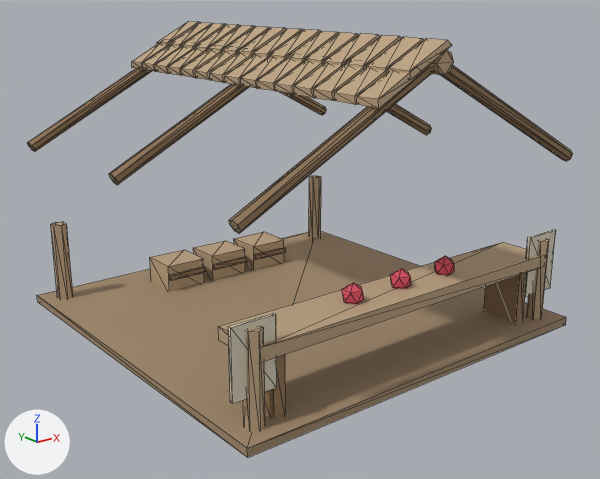
A saved change to the glTF model assets/3d/models/building_market_half.glb.
Rendered twice from a camera (50 mm lens) standing at (-6.17, -7.86, 4.12) and looking at (-0.07, -0.23, 1.07). Lighting does not change. The marker at lower left points along +X, +Y and +Z. The older version comes first. Mesh edges are drawn as thin lines. Vertices at exactly the same position are counted once.

Names of what the first picture shows: 'building_market_half'.
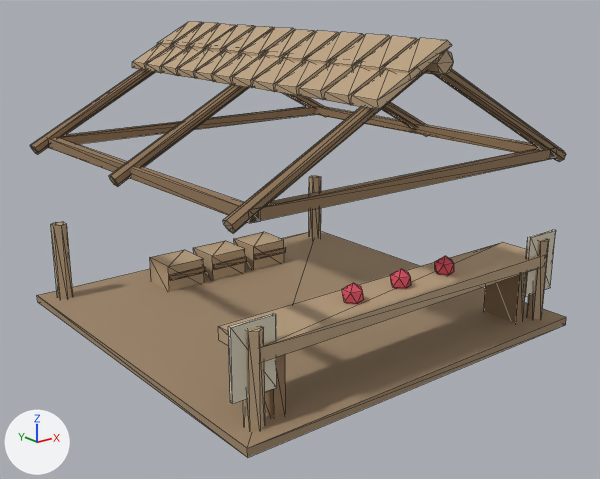
Location of each change, [x1, y1, x2, y2] in pixels of the pictures (600 x 479 px; the box of a moved part takes in the faces that stretch with it):
'building_market_half', reshaped: before [27, 22, 573, 458]; after [30, 22, 566, 458]
part 1 of me_building_market_half, moved or reshaped: before [229, 64, 573, 233]; after [223, 68, 566, 233]
part 2 of me_building_market_half, moved or reshaped: before [27, 69, 327, 152]; after [30, 70, 325, 155]
part 3 of me_building_market_half, moved or reshaped: before [366, 37, 423, 73]; after [356, 36, 418, 73]
part 4 of me_building_market_half, moved or reshaped: before [324, 33, 380, 67]; after [330, 34, 390, 70]
part 5 of me_building_market_half, moved or reshaped: before [269, 30, 321, 60]; after [262, 29, 315, 61]
part 6 of me_building_market_half, moved or reshaped: before [238, 27, 286, 57]; after [241, 27, 294, 58]
part 7 of me_building_market_half, moved or reshaped: before [195, 25, 240, 51]; after [188, 24, 236, 51]
part 8 of me_building_market_half, moved or reshaped: before [169, 23, 212, 48]; after [172, 23, 219, 49]
part 9 of me_building_market_half, moved or reshaped: before [157, 22, 200, 46]; after [157, 22, 202, 47]
part 10 of me_building_market_half, moved or reshaped: before [334, 68, 386, 105]; after [324, 68, 380, 105]
part 11 of me_building_market_half, moved or reshaped: before [294, 64, 342, 98]; after [299, 65, 352, 100]
part 12 of me_building_market_half, moved or reshaped: before [257, 59, 303, 91]; after [253, 59, 302, 92]
part 13 of me_building_market_half, moved or reshaped: before [241, 55, 290, 89]; after [233, 56, 280, 88]
part 14 of me_building_market_half, moved or reshaped: before [210, 54, 251, 83]; after [213, 51, 266, 85]
part 15 of me_building_market_half, moved or reshaped: before [181, 50, 221, 78]; after [178, 50, 221, 78]
part 16 of me_building_market_half, moved or reshaped: before [168, 49, 207, 75]; after [162, 48, 203, 76]
part 17 of me_building_market_half, moved or reshaped: before [143, 45, 180, 71]; after [146, 47, 186, 73]
part 18 of me_building_market_half, added (brown): after [48, 106, 556, 223]
part 19 of me_building_market_half, deleted (beige): before [155, 23, 401, 101]
part 20 of me_building_market_half, moved or reshaped: before [132, 25, 448, 109]; after [132, 25, 447, 110]

Patch to the scene script:
```diff
--- a/assets/3d/models/building_market_half.glb.py
+++ b/assets/3d/models/building_market_half.glb.py
@@ me_building_market_half @@
-me_building_market_half.from_pydata(...)  # 517 vertices, 816 faces; spans x -2.42..2.42, y -2.42..2.42, z 0.0..3.57
+me_building_market_half.from_pydata(...)  # 493 vertices, 792 faces; spans x -2.42..2.42, y -2.42..2.42, z 0.0..3.57
+# me_building_market_half part 1: the loose piece of 27 vertices spanning x -2.41..2.41, y -2.31..-2.16, z 2.06..3.41 is moved by (0.0, 0.09, -0.01)
+# me_building_market_half part 2: the loose piece of 27 vertices spanning x -2.41..2.41, y 2.17..2.32, z 2.06..3.41 is moved by (0.0, -0.09, -0.01)
+# me_building_market_half part 3: the loose piece of 8 vertices spanning x -0.46..0.1, y -2.05..-1.75, z 3.22..3.56 is scaled about its middle by (0.999, 1.27, 1.01), then moved by (0.0, 0.12, 0.0)
+# me_building_market_half part 4: the loose piece of 8 vertices spanning x -0.47..0.1, y -1.42..-1.11, z 3.22..3.57 is scaled about its middle by (1, 1.26, 1), then moved by (0.0, -0.12, 0.0)
+# me_building_market_half part 5: the loose piece of 8 vertices spanning x -0.47..0.1, y -0.47..-0.16, z 3.22..3.56 is scaled about its middle by (0.995, 1.24, 0.993), then moved by (0.0, 0.12, 0.0)
+# me_building_market_half part 6: the loose piece of 8 vertices spanning x -0.47..0.09, y 0.16..0.47, z 3.22..3.56 is scaled about its middle by (1.01, 1.28, 1.02), then moved by (0.0, -0.12, 0.0)
+# me_building_market_half part 7: the loose piece of 8 vertices spanning x -0.47..0.1, y 1.11..1.42, z 3.22..3.56 is scaled about its middle by (0.998, 1.26, 1), then moved by (0.0, 0.12, 0.0)
+# me_building_market_half part 8: the loose piece of 8 vertices spanning x -0.47..0.1, y 1.75..2.06, z 3.22..3.56 is scaled about its middle by (1, 1.25, 1.03), then moved by (0.0, -0.12, 0.0)
+# me_building_market_half part 9: the loose piece of 8 vertices spanning x -0.47..0.1, y 2.07..2.38, z 3.22..3.56 is scaled about its middle by (0.991, 1.28, 1.03), then moved by (0.0, -0.04, 0.0)
+# me_building_market_half part 10: the loose piece of 8 vertices spanning x -0.86..-0.3, y -2.06..-1.75, z 2.99..3.33 is scaled about its middle by (1, 1.26, 1.01), then moved by (0.0, 0.12, -0.01)
+# me_building_market_half part 11: the loose piece of 8 vertices spanning x -0.87..-0.3, y -1.43..-1.11, z 2.99..3.33 is scaled about its middle by (1, 1.25, 1), then moved by (0.0, -0.12, 0.0)
+# me_building_market_half part 12: the loose piece of 8 vertices spanning x -0.86..-0.3, y -0.79..-0.48, z 2.99..3.33 is scaled about its middle by (1, 1.26, 1.02), then moved by (0.0, 0.04, 0.0)
+# me_building_market_half part 13: the loose piece of 8 vertices spanning x -0.86..-0.3, y -0.47..-0.16, z 2.99..3.33 is scaled about its middle by (1, 1.26, 1.01), then moved by (0.0, 0.12, -0.01)
+# me_building_market_half part 14: the loose piece of 8 vertices spanning x -0.87..-0.3, y 0.17..0.47, z 2.99..3.33 is scaled about its middle by (1.01, 1.28, 1.01), then moved by (0.0, -0.12, -0.01)
+# me_building_market_half part 15: the loose piece of 8 vertices spanning x -0.86..-0.3, y 0.8..1.11, z 2.99..3.33 is scaled about its middle by (0.994, 1.28, 1.02), then moved by (0.0, 0.04, -0.01)
+# me_building_market_half part 16: the loose piece of 8 vertices spanning x -0.86..-0.3, y 1.12..1.42, z 2.99..3.33 is scaled about its middle by (0.994, 1.27, 1.02), then moved by (0.0, 0.12, -0.01)
+# me_building_market_half part 17: the loose piece of 8 vertices spanning x -0.87..-0.3, y 1.76..2.06, z 2.99..3.33 is scaled about its middle by (0.986, 1.27, 1.02), then moved by (0.0, -0.12, -0.01)
+# me_building_market_half part 18: a new loose piece of 24 vertices spanning x -2.21..2.21, y -2.21..2.21, z 2.11..2.23, in mat_wood_dark (brown #957959)
+# me_building_market_half part 19: 6 loose pieces with 48 vertices, spanning x -0.86..0.1, y -1.74..1.74, z 2.99..3.56, are deleted
+# me_building_market_half part 20: 34 vertices moved from x -0.86..0.1, y -2.36..2.38, z 2.99..3.56 to x -0.87..0.1, y -2.35..2.37, z 2.98..3.56; 23 vertices removed from x -0.87..0.1, y -2.37..2.36, z 2.99..3.56; 23 vertices added at x -0.87..0.1, y -2.38..2.35, z 2.98..3.57
+# other edits to the shape of me_building_market_half do not show in these pictures
 me_building_market_half.materials.append(mat_earth)
```
